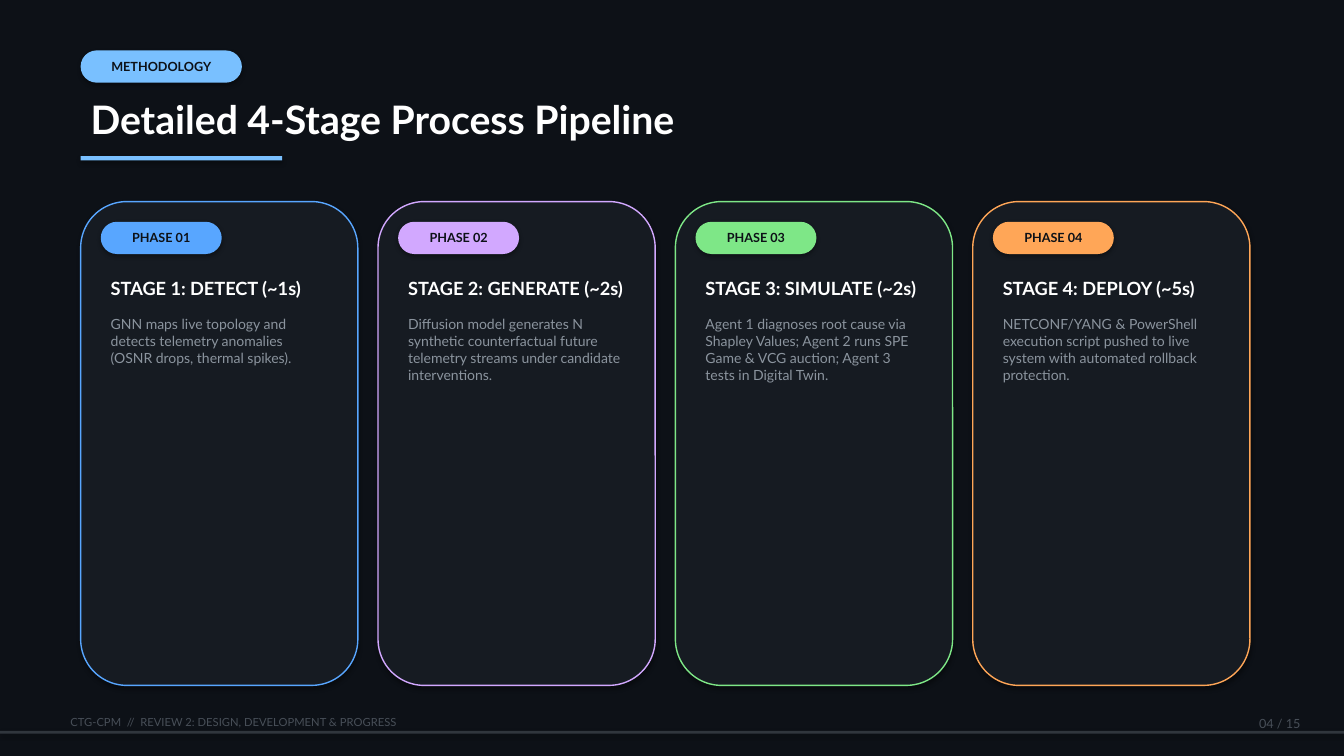
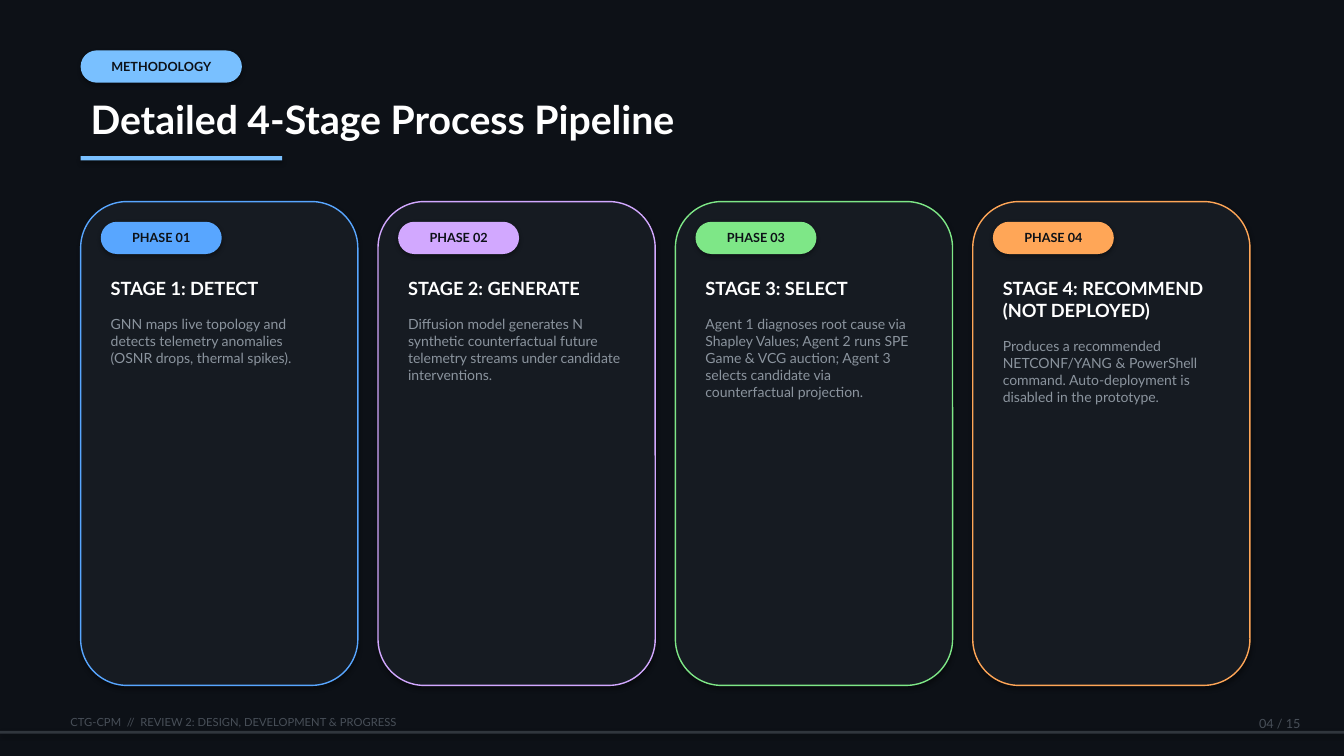
Before and after one commit to sagnikbasutaan2004-source/CTG-CPM-Self-Healing-Networks, a slide deck: slide 4 of CTG-CPM_Review2_Presentation.pptx. Drawn at 1344x756 pixels with LibreOffice and Linux fonts; fonts in the diff are those of the drawing. Boxes give left, top, right and bottom in pixels: in the first picture for what was removed or moved away, otherwise in the second. Text is boxed around its words. In the diff, an @@ line names an element or a change of style, - is before the commit and + after.

Commit message:
fix: remove fabricated claims and wire real dynamic models
- kafka_telemetry_streaming: fix broken NoBrokersAvailable import so real
  Kafka actually connects (was silently disabling Kafka)
- Rename fabricated 'DigitalTwinExecution' task to 'CounterfactualProjection'
  across game_engine, agentic_remediator, test_prototype
- Remove hardcoded/fabricated metrics (MTTR, OPEX savings, 100% pass,
  zero-risk, sub-second deployment, 40% attribution, ad-hoc lifecycle claims)
  from llm_diagnostician, COMPREHENSIVE_SYSTEM_GUIDE, web dashboard,
  and PPT generators; replace with honest measurement/disclosure wording
- Make Shapley root-cause in fallback diagnosis use the actual computed value
- regenerate honest CTG-CPM_Implementation_Plan.pptx and
  CTG-CPM_Review2_Presentation.pptx (add OUTPUT_PPT_PATH env override)
- add train/inference code, trained GraphSAGE GNN & diffusion weights,
  benchmarks, unit tests
- drop accidentally-tracked Word lock file ~$CTG-CPM_Review2_Presentation.pptx

```diff
--- a/CTG-CPM_Review2_Presentation.pptx
+++ b/CTG-CPM_Review2_Presentation.pptx
@@ text at (111, 281, 258, 295): text changed @@
-STAGE 1: DETECT (~1s)
+STAGE 1: DETECT
@@ text at (408, 281, 580, 295): text changed @@
-STAGE 2: GENERATE (~2s)
+STAGE 2: GENERATE
@@ text at (705, 281, 909, 400): text changed @@
-STAGE 3: SIMULATE (~2s)
-Agent 1 diagnoses root cause via Shapley Values; Agent 2 runs SPE Game & VCG auction; Agent 3 tests in Digital Twin.
+STAGE 3: SELECT
+Agent 1 diagnoses root cause via Shapley Values; Agent 2 runs SPE Game & VCG auction; Agent 3 selects candidate via counterfactual projection.
@@ text at (1003, 281, 1203, 405): text changed @@
-STAGE 4: DEPLOY (~5s)
-NETCONF/YANG & PowerShell execution script pushed to live system with automated rollback protection.
+STAGE 4: RECOMMEND (NOT DEPLOYED)
+Produces a recommended NETCONF/YANG & PowerShell command. Auto-deployment is disabled in the prototype.
```
Also in this commit, not shown: 11 other slides changed, 27 other files.
